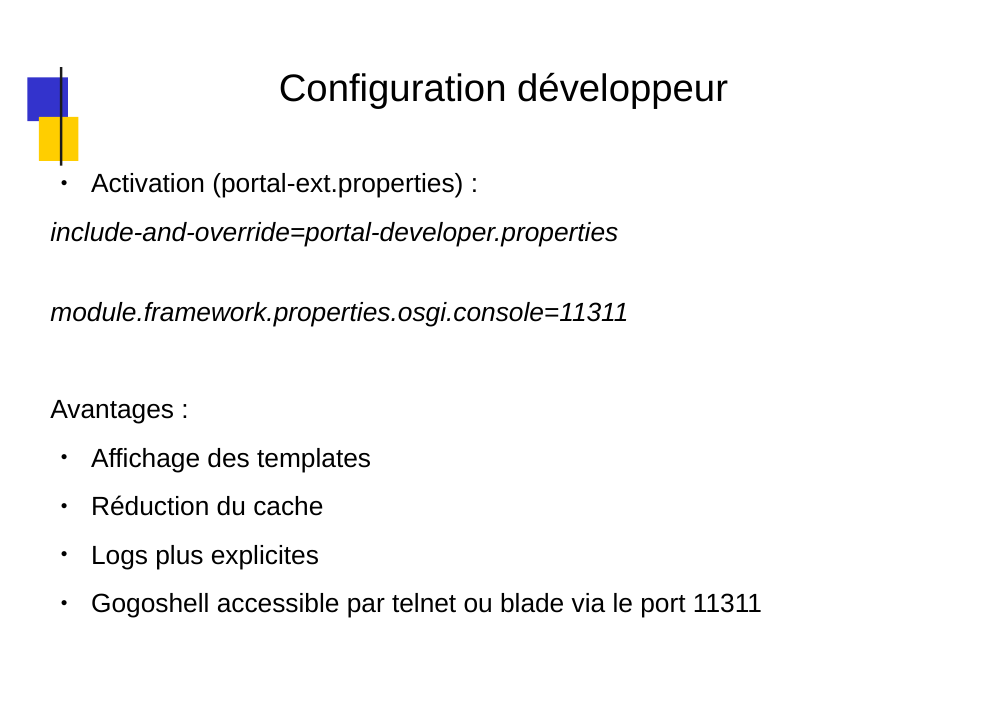
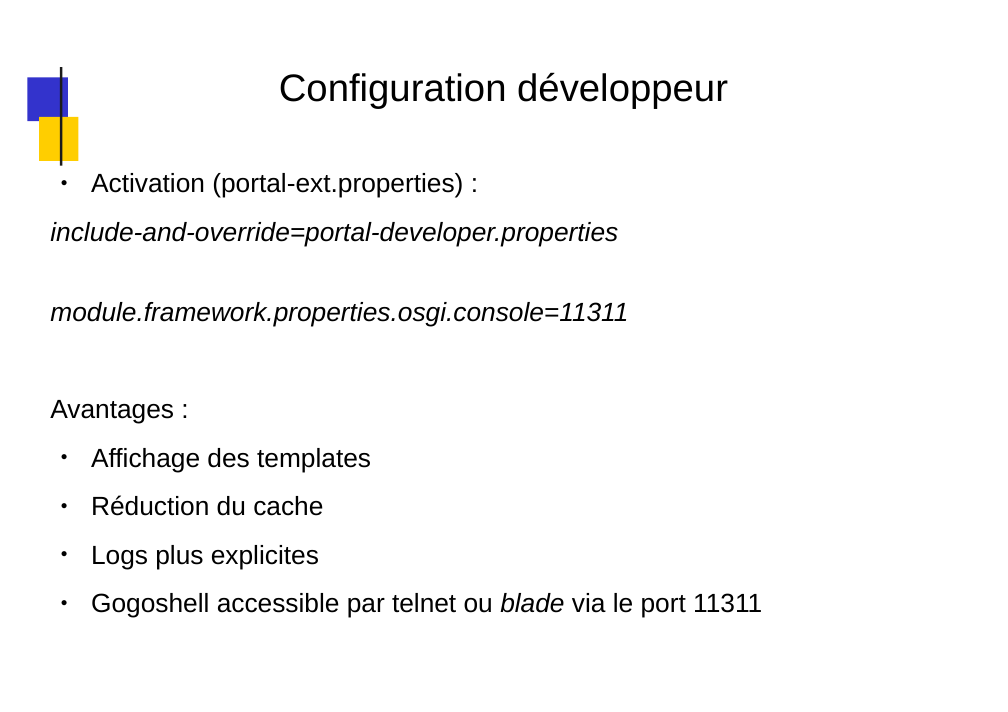
Before and after one commit to dthibau/liferay, a slide deck: slide 130 of Lrd7.pptx. Drawn at 1008x712 pixels with LibreOffice and Linux fonts; fonts in the diff are those of the drawing; background and template pictures are left out. Boxes give left, top, right and bottom in pixels: in the first picture for what was removed or moved away, otherwise in the second. Text is boxed around its words. In the diff, an @@ line names an element or a change of style, - is before the commit and + after.

```diff
--- a/Lrd7.pptx
+++ b/Lrd7.pptx
@@ text at [91,593,762,618]: italic on in "blade" @@
```
Also in this commit, not shown: 8 other slides changed, 3 other files.
